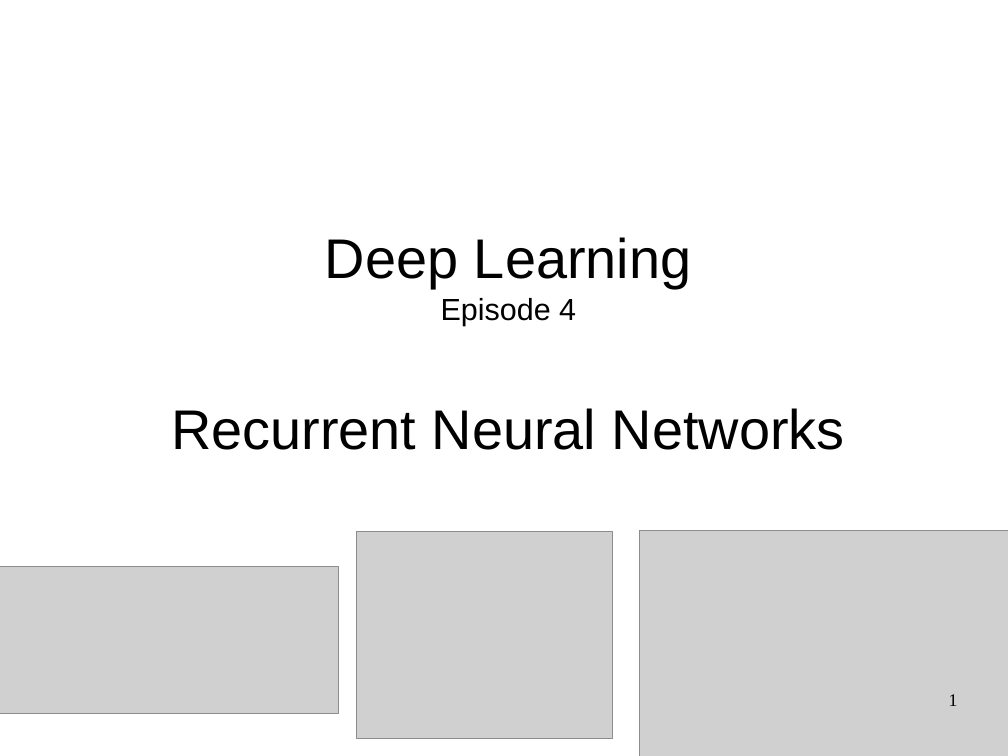
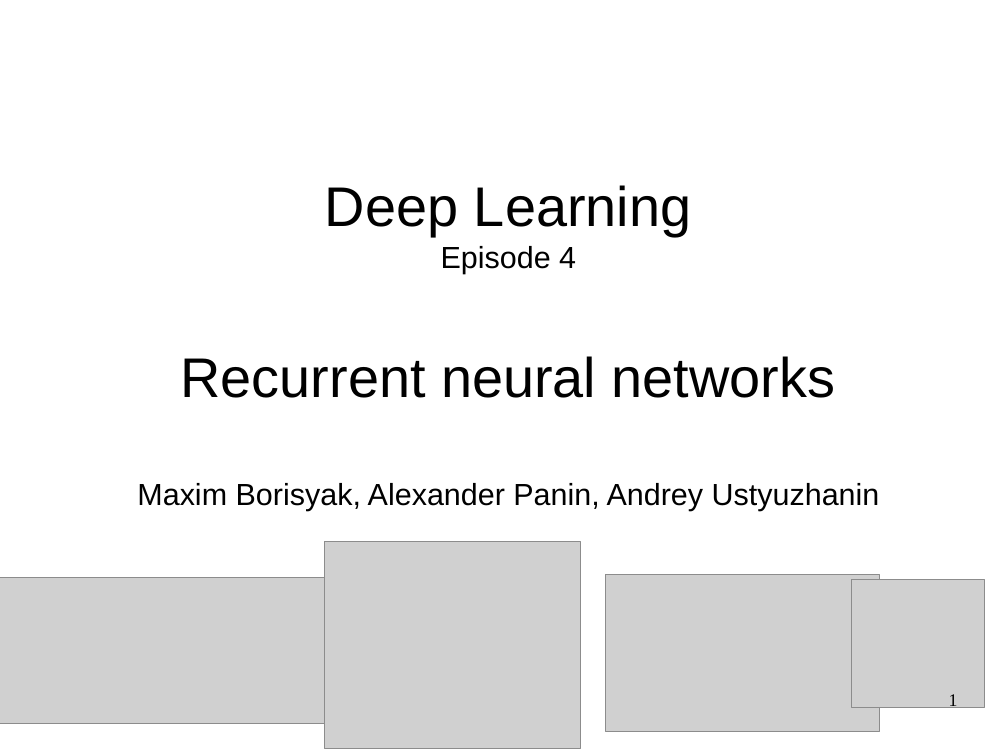
Before and after one commit to yandexdataschool/CSC_deeplearning, a slide deck: slide 1 of day2_am/lecture4.odp. Drawn at 1008x756 pixels with LibreOffice and Linux fonts; fonts in the diff are those of the drawing; grey boxes stand for pictures. Boxes give left, top, right and bottom in pixels: in the first picture for what was removed or moved away, otherwise in the second. Text is boxed around its words. In the diff, an @@ line names an element or a change of style, - is before the commit and + after.

```diff
--- a/day2_am/lecture4.odp
+++ b/day2_am/lecture4.odp
@@ title at [137, 185, 880, 511]: text changed; size 44 to 24 pt @@
-Deep Learning
-Episode 4
-Recurrent Neural Networks
+Deep Learning
+Episode 4
+Recurrent neural networks
+Maxim Borisyak, Alexander Panin, Andrey Ustyuzhanin
@@ picture added at [325, 542, 581, 748] @@
@@ picture: place and size @@
-picture at [357, 532, 613, 739]
+picture at [0, 578, 335, 724]
@@ picture: place and size @@
-picture at [640, 531, 1008, 756]
+picture at [606, 575, 880, 732]
@@ picture: place and size @@
-picture at [0, 567, 338, 713]
+picture at [853, 580, 986, 707]
```
Also in this commit, not shown: 23 other files.
